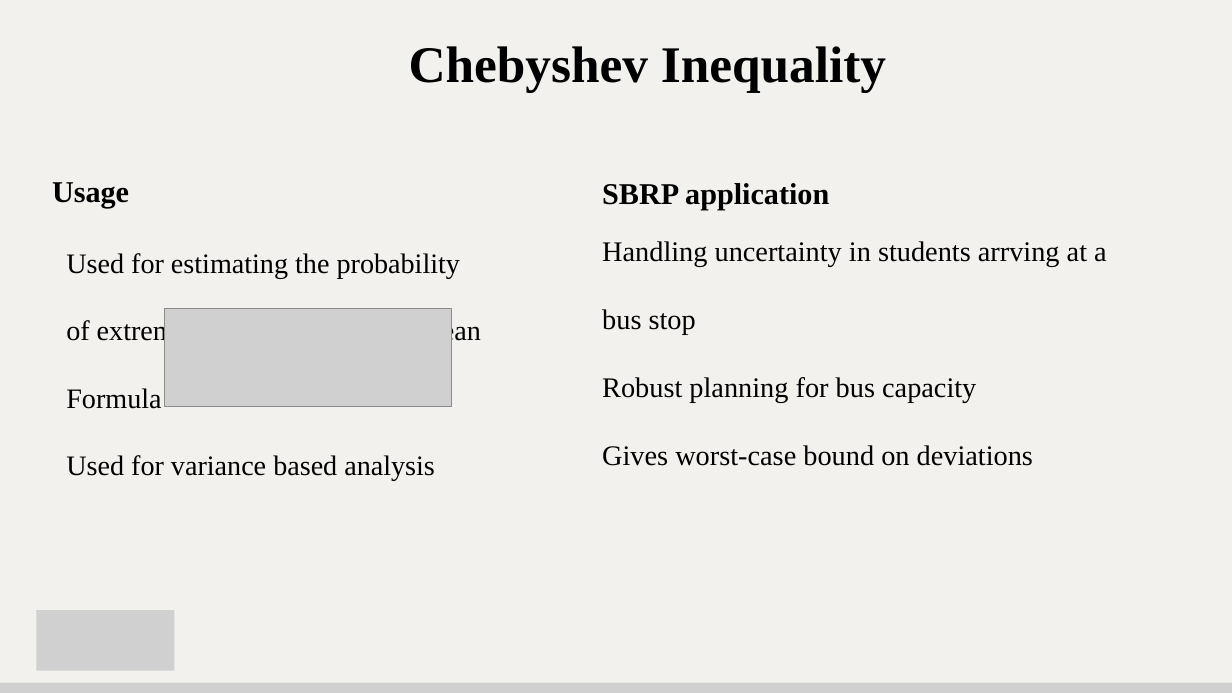
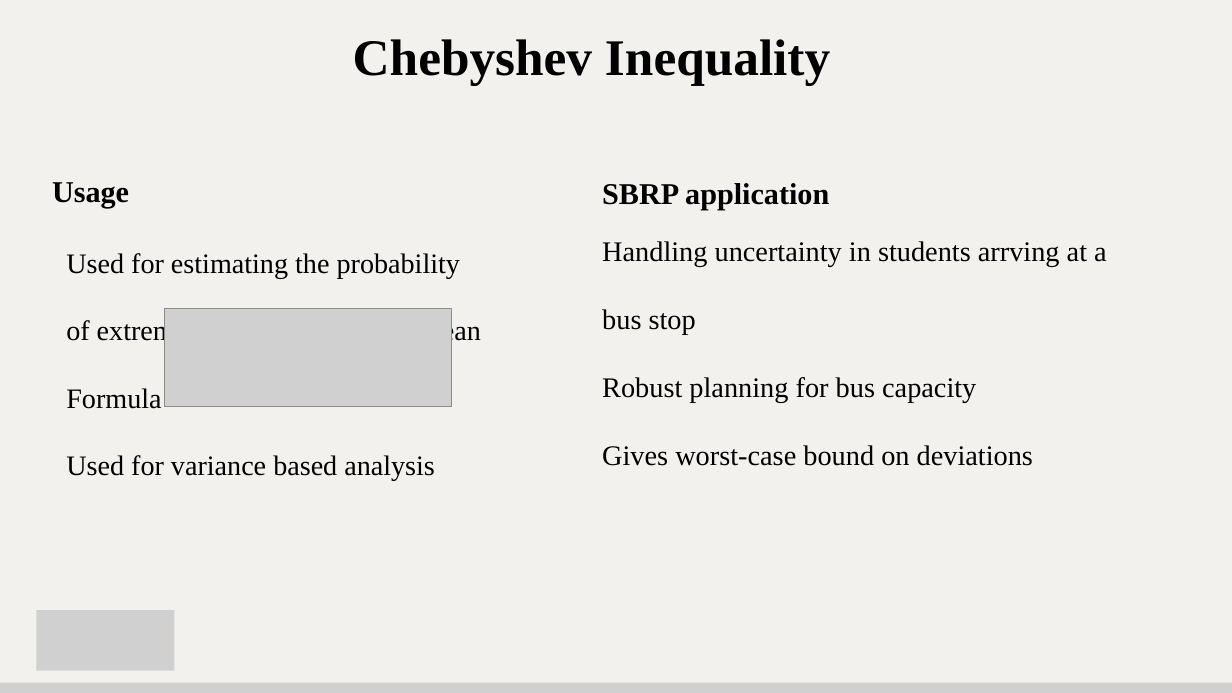
Before and after one commit to maitriparekhcs2848/s2_g3_its, a slide deck: slide 14 of MileStone 5/S2_G3_ITS_M5.pptx. Drawn at 1232x693 pixels with LibreOffice and Linux fonts; fonts in the diff are those of the drawing; grey boxes stand for pictures. Boxes give left, top, right and bottom in pixels: in the first picture for what was removed or moved away, otherwise in the second. Text is boxed around its words. In the diff, an @@ line names an element or a change of style, - is before the commit and + after.

```diff
--- a/MileStone 5/S2_G3_ITS_M5.pptx
+++ b/MileStone 5/S2_G3_ITS_M5.pptx
@@ text "Chebyshev Inequality": place and size @@
-text "Chebyshev Inequality" at [409,46,886,92]
+text "Chebyshev Inequality" at [353,39,830,86]
```
Also in this commit, not shown: 13 other slides changed.
